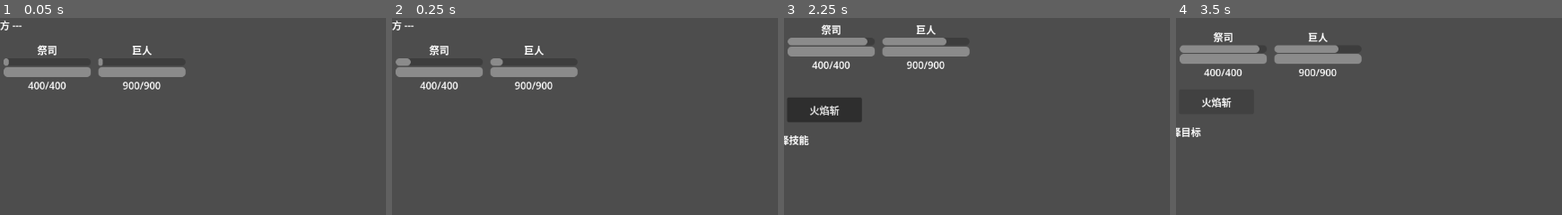
Above: before the commit, frames 1-4 (left to right).
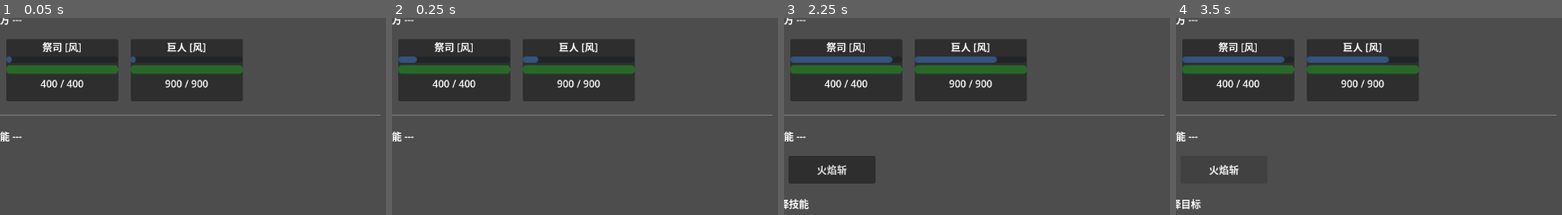
Above: after the commit, the same moments.

Repository: amazlothar/mxs
Game: Godot game, scene res://scenes/battle/battle_scene.tscn
Same seed, same stepped clock (60 frames per second), same inputs: the game is played once before the commit and once after it.
Inputs (mouse positions are in pixels of both pictures, inside the frame that each line leads up to):
- Up to frame 1 (0.05 s): no input
- Up to frame 2 (0.25 s): no input
- Up to frame 3 (2.25 s): tap Enter at 0.5, 2 s; move the mouse to (outside the picture) at 0.52 s; click (outside the picture) at 0.67 s; tap Space at 1.25 s; move the mouse to (outside the picture) at 1.27 s; click (outside the picture) at 1.42 s; move the mouse to (outside the picture) at 2.02 s; click (outside the picture) at 2.17 s
- Up to frame 4 (3.5 s): click "火焰斩" at 2.75 s

The runs differ from the first frame. In frame 1, 18% of the frame differs, in the area x 0-99%, y 0-63%; in frame 2, 18%; in frame 3, 24%, in the area x 0-99%, y 0-98%; in frame 4, 19%.

Commit message:
fix: 重写 UI 布局（全屏展开、PanelContainer 卡片、颜色区分、元素标签）

Diff:
--- a/scenes/battle/battle_scene.tscn
+++ b/scenes/battle/battle_scene.tscn
@@ -11,31 +11,45 @@
 script = ExtResource("2")
 
 [node name="BattleUI" type="Control" parent="."]
+custom_minimum_size = Vector2(1280, 720)
 anchors_preset = 15
 anchor_right = 1.0
 anchor_bottom = 1.0
 grow_horizontal = 2
 grow_vertical = 2
+size_flags_horizontal = 3
+size_flags_vertical = 3
 script = ExtResource("3")
 
 [node name="MarginContainer" type="MarginContainer" parent="BattleUI"]
+layout_mode = 1
 anchors_preset = 15
 anchor_right = 1.0
 anchor_bottom = 1.0
 grow_horizontal = 2
 grow_vertical = 2
-theme_override_constants/margin_left = 20
-theme_override_constants/margin_top = 20
-theme_override_constants/margin_right = 20
-theme_override_constants/margin_bottom = 20
+size_flags_horizontal = 3
+size_flags_vertical = 3
+theme_override_constants/margin_left = 30
+theme_override_constants/margin_top = 30
+theme_override_constants/margin_right = 30
+theme_override_constants/margin_bottom = 30
 
 [node name="VBoxContainer" type="VBoxContainer" parent="BattleUI/MarginContainer"]
+layout_mode = 1
 anchors_preset = 15
 anchor_right = 1.0
 anchor_bottom = 1.0
 grow_horizontal = 2
 grow_vertical = 2
-theme_override_constants/separation = 16
+size_flags_horizontal = 3
+size_flags_vertical = 3
+theme_override_constants/separation = 20
+
+[node name="TitleLabel" type="Label" parent="BattleUI/MarginContainer/VBoxContainer"]
+layout_mode = 2
+text = "=== 战斗 ==="
+horizontal_alignment = 1
 
 [node name="EnemyLabel" type="Label" parent="BattleUI/MarginContainer/VBoxContainer"]
 layout_mode = 2
@@ -44,15 +58,25 @@
 
 [node name="EnemyContainer" type="HBoxContainer" parent="BattleUI/MarginContainer/VBoxContainer"]
 layout_mode = 2
-theme_override_constants/separation = 12
+size_flags_horizontal = 3
+theme_override_constants/separation = 20
 alignment = 1
+
+[node name="HSeparator1" type="HSeparator" parent="BattleUI/MarginContainer/VBoxContainer"]
+layout_mode = 2
+
+[node name="ATBLabel" type="Label" parent="BattleUI/MarginContainer/VBoxContainer"]
+layout_mode = 2
+text = "--- 行动条 ---"
+horizontal_alignment = 1
 
 [node name="ATBBar" type="HBoxContainer" parent="BattleUI/MarginContainer/VBoxContainer"]
 layout_mode = 2
-theme_override_constants/separation = 8
+size_flags_horizontal = 3
+theme_override_constants/separation = 10
 alignment = 1
 
-[node name="HSeparator" type="HSeparator" parent="BattleUI/MarginContainer/VBoxContainer"]
+[node name="HSeparator2" type="HSeparator" parent="BattleUI/MarginContainer/VBoxContainer"]
 layout_mode = 2
 
 [node name="PlayerLabel" type="Label" parent="BattleUI/MarginContainer/VBoxContainer"]
@@ -62,12 +86,22 @@
 
 [node name="PlayerContainer" type="HBoxContainer" parent="BattleUI/MarginContainer/VBoxContainer"]
 layout_mode = 2
-theme_override_constants/separation = 12
+size_flags_horizontal = 3
+theme_override_constants/separation = 20
 alignment = 1
+
+[node name="HSeparator3" type="HSeparator" parent="BattleUI/MarginContainer/VBoxContainer"]
+layout_mode = 2
+
+[node name="SkillBarLabel" type="Label" parent="BattleUI/MarginContainer/VBoxContainer"]
+layout_mode = 2
+text = "--- 技能 ---"
+horizontal_alignment = 1
 
 [node name="SkillBar" type="HBoxContainer" parent="BattleUI/MarginContainer/VBoxContainer"]
 layout_mode = 2
-theme_override_constants/separation = 10
+size_flags_horizontal = 3
+theme_override_constants/separation = 15
 alignment = 1
 
 [node name="TargetHint" type="Label" parent="BattleUI/MarginContainer/VBoxContainer"]
--- a/scripts/ui/battle_ui.gd
+++ b/scripts/ui/battle_ui.gd
@@ -25,49 +25,70 @@
 		container.add_child(card)
 		_unit_cards[unit] = card
 
-func _create_unit_card(unit: Unit) -> VBoxContainer:
+func _create_unit_card(unit: Unit) -> PanelContainer:
+	var panel := PanelContainer.new()
+	panel.custom_minimum_size = Vector2(180, 100)
+
 	var card := VBoxContainer.new()
-	card.add_theme_constant_override("separation", 2)
+	card.add_theme_constant_override("separation", 4)
+	card.size_flags_horizontal = Control.SIZE_EXPAND_FILL
+	card.size_flags_vertical = Control.SIZE_EXPAND_FILL
 
 	var name_label := Label.new()
-	name_label.text = unit.data.unit_name
+	name_label.text = "%s [%s]" % [unit.data.unit_name, _element_short(unit.data.element)]
 	name_label.horizontal_alignment = HORIZONTAL_ALIGNMENT_CENTER
 
 	var charge_bar := ProgressBar.new()
-	charge_bar.custom_minimum_size = Vector2(120, 12)
+	charge_bar.custom_minimum_size = Vector2(150, 10)
 	charge_bar.max_value = 100.0
 	charge_bar.value = 0.0
 	charge_bar.show_percentage = false
+	if unit.is_player_unit:
+		charge_bar.modulate = Color(0.3, 0.6, 1.0)
+	else:
+		charge_bar.modulate = Color(1.0, 0.3, 0.3)
 
 	var hp_bar := ProgressBar.new()
-	hp_bar.custom_minimum_size = Vector2(120, 16)
+	hp_bar.custom_minimum_size = Vector2(150, 14)
 	hp_bar.max_value = unit.max_hp
 	hp_bar.value = unit.current_hp
 	hp_bar.show_percentage = false
+	hp_bar.modulate = Color(0.2, 0.8, 0.2)
 
 	var hp_label := Label.new()
-	hp_label.text = "%d/%d" % [unit.current_hp, unit.max_hp]
+	hp_label.text = "%d / %d" % [int(unit.current_hp), int(unit.max_hp)]
 	hp_label.horizontal_alignment = HORIZONTAL_ALIGNMENT_CENTER
-
-	card.custom_minimum_size = Vector2(140, 80)
 
 	card.add_child(name_label)
 	card.add_child(charge_bar)
 	card.add_child(hp_bar)
 	card.add_child(hp_label)
+	panel.add_child(card)
 	_bind_card(unit, hp_bar, hp_label)
-	return card
+	return panel
+
+func _element_short(element: int) -> String:
+	match element:
+		Enums.Element.FIRE: return "火"
+		Enums.Element.WATER: return "水"
+		Enums.Element.WIND: return "风"
+		Enums.Element.LIGHT: return "光"
+		Enums.Element.DARK: return "暗"
+		_: return "?"
 
 func _bind_card(unit: Unit, hp_bar: ProgressBar, hp_label: Label) -> void:
 	unit.hp_changed.connect(func(_u, _old_hp, new_hp):
 		hp_bar.value = new_hp
-		hp_label.text = "%d/%d" % [new_hp, unit.max_hp]
+		hp_label.text = "%d / %d" % [int(new_hp), int(unit.max_hp)]
 	)
 
 func _process(_delta: float) -> void:
 	for unit in _unit_cards:
-		var card: VBoxContainer = _unit_cards[unit]
-		if not card or not card.is_inside_tree():
+		var panel: PanelContainer = _unit_cards[unit]
+		if not panel or not panel.is_inside_tree():
+			continue
+		var card: VBoxContainer = panel.get_child(0)
+		if not card:
 			continue
 		var children := card.get_children()
 		if children.size() >= 2:
@@ -86,7 +107,7 @@
 	for skill_data in unit.data.skills:
 		var btn := Button.new()
 		btn.text = skill_data.skill_name
-		btn.custom_minimum_size = Vector2(120, 40)
+		btn.custom_minimum_size = Vector2(140, 45)
 		var sd: SkillData = skill_data
 		var cd: int = unit.skill_cooldowns.get(sd.id, 0)
 		if cd > 0:
@@ -104,7 +125,7 @@
 	var targets: Array[Unit] = battle_manager.enemy_units if _current_unit.is_player_unit else battle_manager.player_units
 	for target in targets:
 		if target.is_alive and _unit_cards.has(target):
-			var card: VBoxContainer = _unit_cards[target]
+			var card: PanelContainer = _unit_cards[target]
 			card.gui_input.connect(_on_target_clicked.bind(target))
 
 func _on_target_clicked(event: InputEvent, target: Unit) -> void:
@@ -122,8 +143,8 @@
 
 func _on_damage_dealt(_source: Unit, target: Unit, amount: float, is_crit: bool) -> void:
 	if _unit_cards.has(target):
-		var card: VBoxContainer = _unit_cards[target]
+		var panel: PanelContainer = _unit_cards[target]
 		var dmg_label := Label.new()
 		dmg_label.set_script(load("res://scripts/ui/damage_number.gd"))
-		card.add_child(dmg_label)
+		panel.add_child(dmg_label)
 		dmg_label.show_damage(amount, is_crit)
Not shown, changed: docs/communication_log.md
